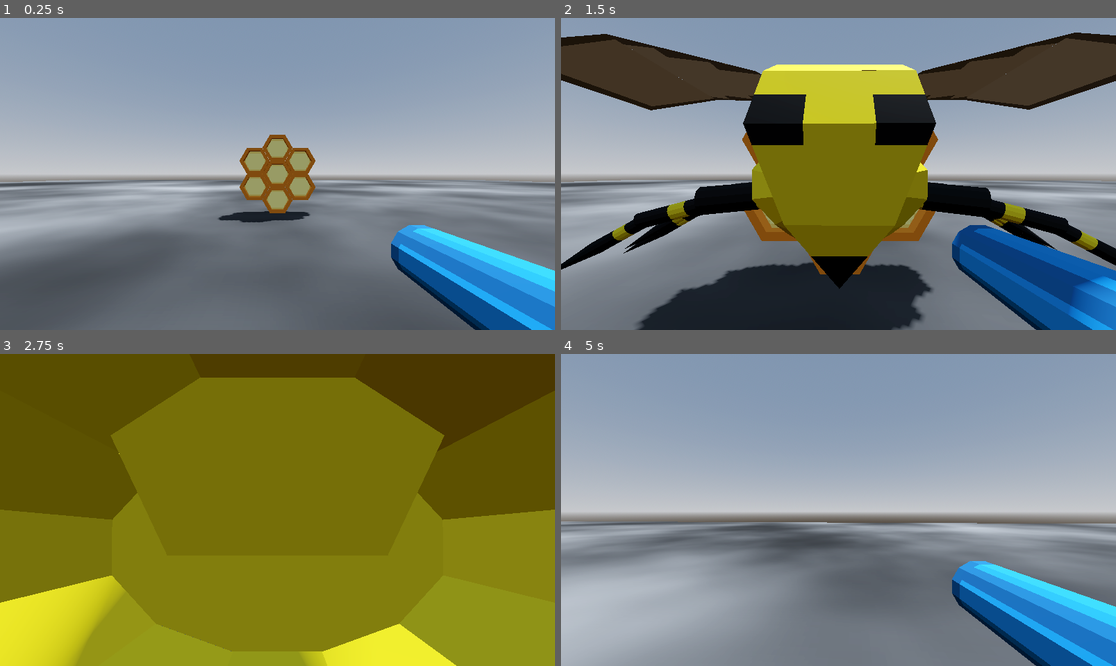
Above: before the commit, frames 1-4 (two rows, left to right).
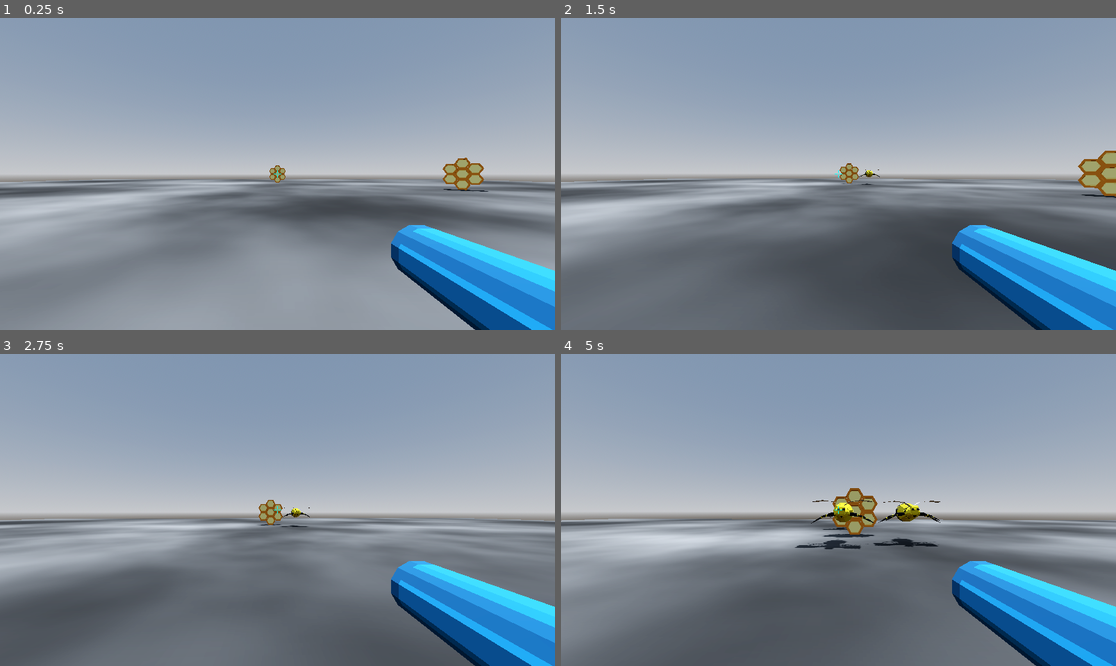
Above: after the commit, the same moments.

Repository: partkyle/bellhivers
Game: Godot game, scene res://scenes/main.tscn
The game is run twice, just before and just after one commit, with the same random seed, the same clock (stepped at 60 frames per second) and the same inputs.
Inputs (mouse positions are in pixels of both pictures, inside the frame that each line leads up to):
- Up to frame 1 (0.25 s): no input
- Up to frame 2 (1.5 s): tap Enter at 0.5 s; move the mouse to (866, 174) at 0.52 s; hold W (move_up) from 0.53 s (still down); click (866, 174) at 0.6 s; move the mouse to (810, 174) at 1.27 s; click (810, 174) at 1.35 s
- Up to frame 3 (2.75 s): keep holding W (move_up); move the mouse to (288, 503) at 2.02 s; click (288, 503) at 2.1 s
- Up to frame 4 (5 s): keep holding W (move_up); move the mouse to (832, 516) at 2.77 s; click (832, 516) at 2.85 s; move the mouse to (877, 513) at 3.52 s; click (877, 513) at 3.6 s; move the mouse to (794, 506) at 4.27 s; click (794, 506) at 4.35 s

The runs differ from the first frame. In frame 1, 32% of the frame differs, in the area x 0-100%, y 37-100%; in frame 2, 61%; in frame 3, 100%, in the area x 0-100%, y 0-100%; in frame 4, 27%.

Commit message:
make shooting

Diff:
--- a/bodies/bee.gd
+++ b/bodies/bee.gd
@@ -1,4 +1,4 @@
-extends Node3D
+extends CharacterBody3D
 
 const EPSILON = 0.01
 
@@ -7,13 +7,22 @@
 var target : Node3D
 
 
-func _process(delta):
+func _physics_process(delta):
 	if target:
-		var direction =  target.global_position - global_position
+		var direction = target.global_position - global_position
 		if direction.length() > EPSILON:
 			look_at(target.global_position + direction.normalized())
-			global_position += direction.normalized() * speed * delta
+			velocity = direction.normalized() * speed
+		else:
+			velocity = Vector3.ZERO
+	else:
+		velocity = Vector3.ZERO
 
+	move_and_slide()
+
+
+func hit():
+	queue_free()
 
 func _on_player_locator_body_entered(body):
 	target = body
--- a/bodies/bee.tscn
+++ b/bodies/bee.tscn
@@ -6,16 +6,25 @@
 [sub_resource type="CylinderShape3D" id="CylinderShape3D_pfi07"]
 radius = 10.0
 
-[node name="Bee" type="Node3D"]
+[sub_resource type="CapsuleShape3D" id="CapsuleShape3D_o6ivj"]
+
+[node name="Bee" type="CharacterBody3D"]
+collision_layer = 2
+collision_mask = 2
 script = ExtResource("1_0hl8t")
 
 [node name="bee_model" parent="." instance=ExtResource("1_g4kd3")]
 transform = Transform3D(1, 0, 0, 0, 1, 0, 0, 0, 1, 0, 0.96, 0)
 
 [node name="player_locator" type="Area3D" parent="."]
+collision_layer = 0
 
 [node name="CollisionShape3D" type="CollisionShape3D" parent="player_locator"]
 shape = SubResource("CylinderShape3D_pfi07")
 
+[node name="CollisionShape3D" type="CollisionShape3D" parent="."]
+transform = Transform3D(1.49076, 0, 0, 0, -7.10092e-08, 1.33369, 0, -1.6245, -5.82975e-08, 0, 1.53904, 0.140157)
+shape = SubResource("CapsuleShape3D_o6ivj")
+
 [connection signal="body_entered" from="player_locator" to="." method="_on_player_locator_body_entered"]
 [connection signal="body_exited" from="player_locator" to="." method="_on_player_locator_body_exited"]
--- /dev/null
+++ b/bodies/bullet.tscn
@@ -0,0 +1,32 @@
+[gd_scene load_steps=4 format=3 uid="uid://b6p0s4rb7x6rk"]
+
+[ext_resource type="Script" path="res://scripts/bullet.gd" id="1_d6d2r"]
+
+[sub_resource type="CylinderMesh" id="CylinderMesh_0c7xe"]
+top_radius = 0.01
+bottom_radius = 0.01
+height = 0.1
+
+[sub_resource type="CylinderShape3D" id="CylinderShape3D_c8syi"]
+height = 0.1
+radius = 0.01
+
+[node name="Bullet" type="Area3D"]
+collision_layer = 2
+collision_mask = 2
+script = ExtResource("1_d6d2r")
+
+[node name="MeshInstance3D" type="MeshInstance3D" parent="."]
+transform = Transform3D(1, 0, 0, 0, -4.37114e-08, 1, 0, -1, -4.37114e-08, 0, 0, 0)
+mesh = SubResource("CylinderMesh_0c7xe")
+
+[node name="CollisionShape3D" type="CollisionShape3D" parent="."]
+transform = Transform3D(1, 0, 0, 0, -4.37114e-08, -1, 0, 1, -4.37114e-08, 0, 0, 0)
+shape = SubResource("CylinderShape3D_c8syi")
+
+[node name="FreeTimer" type="Timer" parent="."]
+wait_time = 10.0
+autostart = true
+
+[connection signal="body_entered" from="." to="." method="_on_body_entered"]
+[connection signal="timeout" from="FreeTimer" to="." method="_on_free_timer_timeout"]
--- /dev/null
+++ b/bodies/gun.gd
@@ -0,0 +1,4 @@
+class_name Gun
+extends Node3D
+
+@onready var muzzle = $Node/muzzle
--- a/bodies/gun_inherited.tscn
+++ b/bodies/gun_inherited.tscn
@@ -1,5 +1,7 @@
-[gd_scene load_steps=2 format=3 uid="uid://csiod4xs6bts6"]
+[gd_scene load_steps=3 format=3 uid="uid://csiod4xs6bts6"]
 
 [ext_resource type="PackedScene" uid="uid://bj4yfvqxmt40" path="res://assets/gun.glb" id="1_mwg3i"]
+[ext_resource type="Script" path="res://bodies/gun.gd" id="2_54hi0"]
 
 [node name="Gun" instance=ExtResource("1_mwg3i")]
+script = ExtResource("2_54hi0")
--- a/bodies/hive.tscn
+++ b/bodies/hive.tscn
@@ -1,8 +1,12 @@
-[gd_scene load_steps=4 format=3 uid="uid://1n0r1pvx421r"]
+[gd_scene load_steps=6 format=3 uid="uid://1n0r1pvx421r"]
 
 [ext_resource type="Script" path="res://scripts/hive.gd" id="1_agc8l"]
 [ext_resource type="PackedScene" uid="uid://cxiasvd6udb6j" path="res://bodies/hive_inherited.tscn" id="2_go4uo"]
 [ext_resource type="PackedScene" uid="uid://brgjwjphru0r" path="res://bodies/bee.tscn" id="2_j7drg"]
+[ext_resource type="Script" path="res://bodies/hive_hit_area.gd" id="4_pcv74"]
+
+[sub_resource type="BoxShape3D" id="BoxShape3D_mvikf"]
+size = Vector3(2.81226, 2.91223, 1)
 
 [node name="Hive" type="Node3D"]
 script = ExtResource("1_agc8l")
@@ -13,4 +17,13 @@
 [node name="SpawnTimer" type="Timer" parent="."]
 autostart = true
 
+[node name="HitArea" type="Area3D" parent="."]
+collision_layer = 2
+collision_mask = 2
+script = ExtResource("4_pcv74")
+
+[node name="CollisionShape3D" type="CollisionShape3D" parent="HitArea"]
+transform = Transform3D(1, 0, 0, 0, 1, 0, 0, 0, 1, 0, 1.51657, 0)
+shape = SubResource("BoxShape3D_mvikf")
+
 [connection signal="timeout" from="SpawnTimer" to="." method="_on_spawn_timer_timeout"]
--- /dev/null
+++ b/bodies/hive_hit_area.gd
@@ -0,0 +1,5 @@
+extends Area3D
+
+
+func hit():
+	print("HIVE can't be shot this way yet")
--- a/bodies/player.tscn
+++ b/bodies/player.tscn
@@ -1,6 +1,7 @@
-[gd_scene load_steps=5 format=3 uid="uid://beepb4m8e6685"]
+[gd_scene load_steps=6 format=3 uid="uid://beepb4m8e6685"]
 
 [ext_resource type="Script" path="res://scripts/player.gd" id="1_whwnc"]
+[ext_resource type="PackedScene" uid="uid://b6p0s4rb7x6rk" path="res://bodies/bullet.tscn" id="2_3hw4m"]
 [ext_resource type="PackedScene" uid="uid://csiod4xs6bts6" path="res://bodies/gun_inherited.tscn" id="2_c3pai"]
 
 [sub_resource type="CapsuleShape3D" id="CapsuleShape3D_p7v33"]
@@ -9,6 +10,7 @@
 
 [node name="Player" type="CharacterBody3D"]
 script = ExtResource("1_whwnc")
+bullet_scn = ExtResource("2_3hw4m")
 
 [node name="CollisionShape3D" type="CollisionShape3D" parent="."]
 transform = Transform3D(1, 0, 0, 0, 1, 0, 0, 0, 1, 0, 1, 0)
@@ -20,9 +22,9 @@
 mesh = SubResource("CapsuleMesh_ddein")
 
 [node name="CameraGunWrapper" type="Node3D" parent="."]
+transform = Transform3D(1, 0, 0, 0, 1, 0, 0, 0, 1, 0, 1.5, 0)
 
 [node name="Gun" parent="CameraGunWrapper" instance=ExtResource("2_c3pai")]
-transform = Transform3D(1, 0, 0, 0, 1, 0, 0, 0, 1, 0.683, 1, -0.5)
+transform = Transform3D(1, 0, 0, 0, 1, 0, 0, 0, 1, 0.683, -0.5, -0.5)
 
 [node name="Camera" type="Camera3D" parent="CameraGunWrapper"]
-transform = Transform3D(1, 0, 0, 0, 1, 0, 0, 0, 1, 0, 1.5, 0)
--- a/project.godot
+++ b/project.godot
@@ -41,7 +41,14 @@
 "events": [Object(InputEventKey,"resource_local_to_scene":false,"resource_name":"","device":-1,"window_id":0,"alt_pressed":false,"shift_pressed":false,"ctrl_pressed":false,"meta_pressed":false,"pressed":false,"keycode":0,"physical_keycode":68,"key_label":0,"unicode":100,"echo":false,"script":null)
 ]
 }
+fire={
+"deadzone": 0.5,
+"events": [Object(InputEventMouseButton,"resource_local_to_scene":false,"resource_name":"","device":-1,"window_id":0,"alt_pressed":false,"shift_pressed":false,"ctrl_pressed":false,"meta_pressed":false,"button_mask":1,"position":Vector2(128, 18),"global_position":Vector2(132, 59),"factor":1.0,"button_index":1,"canceled":false,"pressed":true,"double_click":true,"script":null)
+]
+}
 
 [layer_names]
 
 3d_physics/layer_1="player"
+3d_physics/layer_2="enemy"
+3d_physics/layer_3="environment"
--- a/scenes/main.tscn
+++ b/scenes/main.tscn
@@ -1,8 +1,9 @@
-[gd_scene load_steps=11 format=3 uid="uid://163ofm6opq6q"]
+[gd_scene load_steps=12 format=3 uid="uid://163ofm6opq6q"]
 
 [ext_resource type="PackedScene" uid="uid://1n0r1pvx421r" path="res://bodies/hive.tscn" id="1_rbh67"]
 [ext_resource type="PackedScene" uid="uid://beepb4m8e6685" path="res://bodies/player.tscn" id="2_ay3iu"]
-[ext_resource type="Script" path="res://Scripts/Debug.gd" id="3_ac6kt"]
+[ext_resource type="Script" path="res://scripts/Debug.gd" id="3_5ilbs"]
+[ext_resource type="Texture2D" uid="uid://dlgyl42phgbi4" path="res://assets/crosshair.png" id="5_v1on8"]
 
 [sub_resource type="ProceduralSkyMaterial" id="ProceduralSkyMaterial_phxa0"]
 sky_horizon_color = Color(0.64625, 0.65575, 0.67075, 1)
@@ -40,11 +41,22 @@
 shadow_enabled = true
 
 [node name="Hive" parent="." node_paths=PackedStringArray("enemy_container", "face_target") instance=ExtResource("1_rbh67")]
-transform = Transform3D(1, 0, 0, 0, 1, 0, 0, 0, 1, 0, 0, -8)
+transform = Transform3D(1, 0, 0, 0, 1, 0, 0, 0, 1, 0, 0, -24.2029)
+enemy_container = NodePath("../Enemies")
+face_target = NodePath("../Player")
+
+[node name="Hive2" parent="." node_paths=PackedStringArray("enemy_container", "face_target") instance=ExtResource("1_rbh67")]
+transform = Transform3D(1, 0, 0, 0, 1, 0, 0, 0, 1, 17.6254, 0, -8)
+enemy_container = NodePath("../Enemies")
+face_target = NodePath("../Player")
+
+[node name="Hive3" parent="." node_paths=PackedStringArray("enemy_container", "face_target") instance=ExtResource("1_rbh67")]
+transform = Transform3D(1, 0, 0, 0, 1, 0, 0, 0, 1, -38.0265, 0, -8)
 enemy_container = NodePath("../Enemies")
 face_target = NodePath("../Player")
 
 [node name="Player" parent="." instance=ExtResource("2_ay3iu")]
+transform = Transform3D(1, 0, 0, 0, 1, 0, 0, 0, 1, 0, 0, 11.3764)
 
 [node name="Enemies" type="Node3D" parent="."]
 transform = Transform3D(1, 0, 0, 0, 1, 0, 0, 0, 1, 0, 0, -8.14768)
@@ -54,4 +66,23 @@
 mesh = SubResource("PlaneMesh_xdwd5")
 
 [node name="Debug" type="Node3D" parent="."]
-script = ExtResource("3_ac6kt")
+script = ExtResource("3_5ilbs")
+
+[node name="CanvasLayer" type="CanvasLayer" parent="."]
+
+[node name="TextureRect" type="TextureRect" parent="CanvasLayer"]
+self_modulate = Color(0, 1, 1, 1)
+texture_filter = 1
+anchors_preset = 8
+anchor_left = 0.5
+anchor_top = 0.5
+anchor_right = 0.5
+anchor_bottom = 0.5
+offset_left = -20.0
+offset_top = -20.0
+offset_right = 20.0
+offset_bottom = 20.0
+grow_horizontal = 2
+grow_vertical = 2
+texture = ExtResource("5_v1on8")
+stretch_mode = 3
--- /dev/null
+++ b/scripts/bullet.gd
@@ -0,0 +1,18 @@
+class_name Bullet
+extends Area3D
+
+var speed := 1
+
+
+func _physics_process(delta):
+	global_position += -transform.basis.z * speed * delta
+
+
+func _on_body_entered(body):
+	print(body)
+	body.queue_free()
+	queue_free()
+
+
+func _on_free_timer_timeout():
+	queue_free()
--- a/scripts/hive.gd
+++ b/scripts/hive.gd
@@ -4,8 +4,12 @@
 @export var spawnTimer := 1.0
 @export var enemy_container : Node3D
 @export var face_target : Node3D
+@export var bee_count := 50
+@export var spawn_radius := Vector2(-5, 5)
 
 @onready var spawn_timer = $SpawnTimer
+
+var count = 0
 
 func _ready():
 	spawn_timer.wait_time = spawnTimer
@@ -19,8 +23,10 @@
 func _spawn():
 	var b = bee.instantiate()
 	enemy_container.add_child(b)
-	b.transform.origin = Vector3.ZERO
-	b.transform.basis = Basis.IDENTITY
+	b.global_position = global_position + Vector3(randf_range(spawn_radius.x, spawn_radius.y), 0, randf_range(spawn_radius.x, spawn_radius.y))
+	b.transform.basis = transform.basis
 
 func _on_spawn_timer_timeout():
-	_spawn()
+	if count < bee_count:
+		count += 1
+		_spawn()
--- a/scripts/player.gd
+++ b/scripts/player.gd
@@ -1,27 +1,61 @@
 extends CharacterBody3D
 
-@onready var camera = $CameraGunWrapper
+@export var bullet_scn : PackedScene
+@export var speed = 5.0
+@export var camera_speed := 0.001
+@export var hitscan_max_distance := 1000
 
-const SPEED = 5.0
-@export var camera_speed := 0.001
-
+@onready var camera_wrapper = $CameraGunWrapper
+@onready var camera = $CameraGunWrapper/Camera
+@onready var gun : Gun = $CameraGunWrapper/Gun
 
 func _input(event):
 	if event is InputEventMouseMotion:
 		transform.basis = Basis(Vector3.UP, -event.relative.x * camera_speed) * transform.basis
-		camera.transform.basis = Basis(camera.transform.basis.x, -event.relative.y * camera_speed) * camera.transform.basis
+		camera_wrapper.transform.basis = Basis(camera_wrapper.transform.basis.x, -event.relative.y * camera_speed) * camera_wrapper.transform.basis
 
 
 func _physics_process(delta):
+	if Input.is_action_just_pressed("fire"):
+		fire_hitscan()
+
 	# Get the input direction and handle the movement/deceleration.
 	# As good practice, you should replace UI actions with custom gameplay actions.
 	var input_dir = Input.get_vector("move_left", "move_right", "move_up", "move_down")
 	var direction = (transform.basis * Vector3(input_dir.x, 0, input_dir.y)).normalized()
 	if direction:
-		velocity.x = direction.x * SPEED
-		velocity.z = direction.z * SPEED
+		velocity.x = direction.x * speed
+		velocity.z = direction.z * speed
 	else:
-		velocity.x = move_toward(velocity.x, 0, SPEED)
-		velocity.z = move_toward(velocity.z, 0, SPEED)
+		velocity.x = move_toward(velocity.x, 0, speed)
+		velocity.z = move_toward(velocity.z, 0, speed)
 
 	move_and_slide()
+
+
+
+func fire_hitscan():
+	var space_state = get_world_3d().direct_space_state
+	# use global coordinates, not local to node
+	var start = camera.global_position
+	# need to take into account the player roration and the camera rotation, because they
+	# combined are the way the gun is pointing
+	var end = camera.global_position + (-(basis * camera_wrapper.basis).z * hitscan_max_distance)
+
+	var query = PhysicsRayQueryParameters3D.create(start, end)
+	query.collide_with_areas = true
+	query.collide_with_bodies = true
+	# only collide with layer 2 "enemy"
+	query.collision_mask = 0b00000000_00000000_00000000_00000010
+	var result = space_state.intersect_ray(query)
+	if result:
+		print(result)
+		if result.collider and result.collider.has_method('hit'):
+			result.collider.hit()
+
+func fire_projectile():
+	var bullet : Bullet = bullet_scn.instantiate()
+
+	get_tree().root.add_child(bullet)
+	bullet.global_position = gun.muzzle.global_position
+	bullet.transform.basis = camera_wrapper.transform.basis * transform.basis
--- /dev/null
+++ b/shaders/modulate.gdshader
@@ -0,0 +1,9 @@
+shader_type canvas_item;
+
+uniform sampler2D tex;
+uniform vec3 modulate : source_color = vec3(1.0);
+
+void fragment() {
+	vec4 c = texture(tex, UV);
+	COLOR = c * vec4(modulate, 1.0);
+}
Binary file added: assets/crosshair.png
Not shown, added: assets/crosshair.png.import
Not shown: 1 places in bodies/bee.tscn that only renumber resources
Not shown, changed: TODO.md
Not shown, added: bodies/bul49C0.tmp
Not shown, added: bodies/bul946B.tmp
Not shown, added: bodies/bulDBB4.tmp
Not shown, added: bodies/plaD136.tmp
Not shown, added: docs/bullet-testing.gif
Not shown, added: scenes/mai2172.tmp
